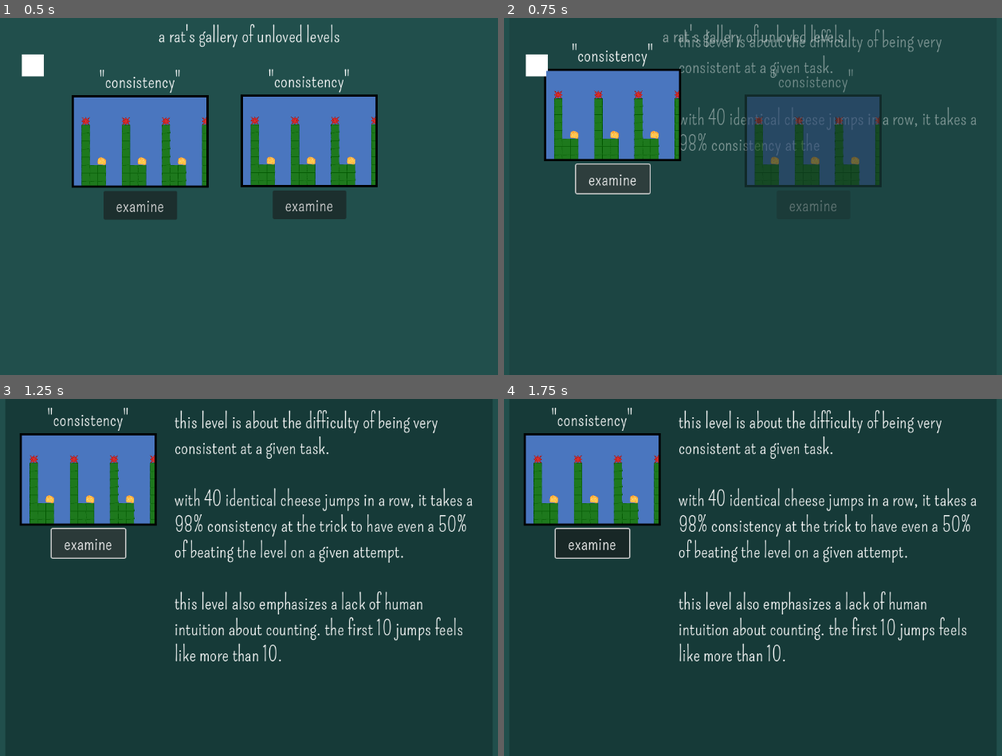
Above: before the commit, frames 1-4 (two rows, left to right).
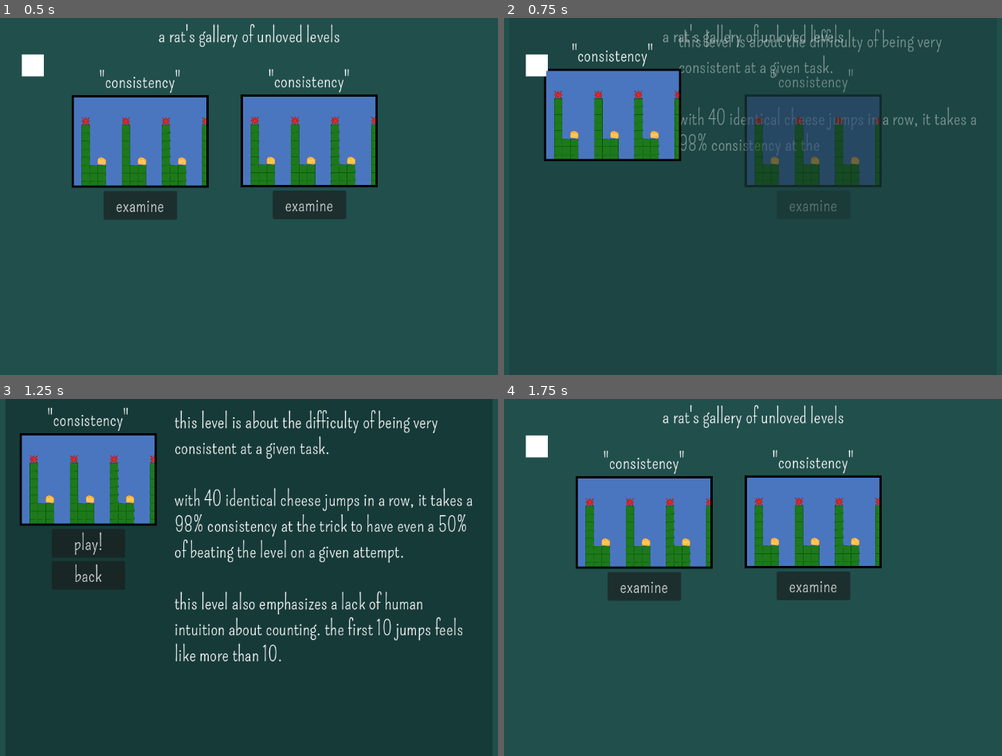
Above: after the commit, the same moments.

Repository: yourname3/jf_f24
Game: Godot game, scene res://gallery/gallery.tscn
Two runs of this game, one before a commit and one after it. Both use one fixed random seed, a clock stepped at 60 frames per second and the inputs below. This scene is started directly instead of the project's main scene.
Inputs (mouse positions are in pixels of both pictures, inside the frame that each line leads up to):
- Up to frame 1 (0.5 s): no input
- Up to frame 2 (0.75 s): click "examine" at 0.5 s
- Up to frame 3 (1.25 s): no input
- Up to frame 4 (1.75 s): click (593, 573) at 1.25 s, where only the run after the commit has a clickable "back"

Frame 1 is identical in both runs. In frame 2, 0.3% of the frame differs, in the area x 14-30%, y 40-50%; in frame 3, 0.4%; in frame 4, 23%, in the area x 3-95%, y 1-74%.

Commit message:
Implement the gallery

Diff:
--- a/gallery/gallery_display.gd
+++ b/gallery/gallery_display.gd
@@ -17,6 +17,10 @@
 	anim = Anim.FadeIn
 	time = ANIM_LENGTH
 	description.text = text
+
+func fade_out():
+	anim = Anim.FadeOut
+	time = ANIM_LENGTH
 
 func _process(delta):
 	if time > 0.0:
--- a/gallery/gallery_entry.gd
+++ b/gallery/gallery_entry.gd
@@ -26,6 +26,8 @@
 func _on_examine_pressed():
 	do_anim(Anim.MoveToExamine)
 
+	$Examine.hide()
+
 	for node in get_tree().get_nodes_in_group("GalleryEntry"):
 		if node != self:
 			node.do_anim(Anim.FadeOut)
@@ -36,7 +38,16 @@
 	pass # Replace with function body.
 
 func _on_back_pressed():
-	pass # Replace with function body.
+	do_anim(Anim.MoveBack)
+
+	$Play.hide()
+	$Back.hide()
+
+	for node in get_tree().get_nodes_in_group("GalleryEntry"):
+		if node != self:
+			node.do_anim(Anim.FadeIn)
+
+	%GalleryDisplay.fade_out()
 
 func _process(delta):
 	if time > 0.0:
@@ -49,12 +60,25 @@
 				pass
 			Anim.MoveToExamine:
 				position = current_position.lerp(gallery_target.position, t)
+			Anim.MoveBack:
+				position = gallery_target.position.lerp(current_position, t)
 			Anim.FadeOut:
 				modulate.a = 1.0 - t
 				if modulate.a < 0.03:
 					hide()
+			Anim.FadeIn:
+				modulate.a = t
+				if modulate.a > 0.03:
+					show()
 			_:
 				pass
 
 		if time <= 0.0:
+			# At the end of this anim, show the buttons.
+			if anim == Anim.MoveToExamine:
+				$Play.show()
+				$Back.show()
+			if anim == Anim.MoveBack:
+				$Examine.show()
+
 			anim = Anim.None
